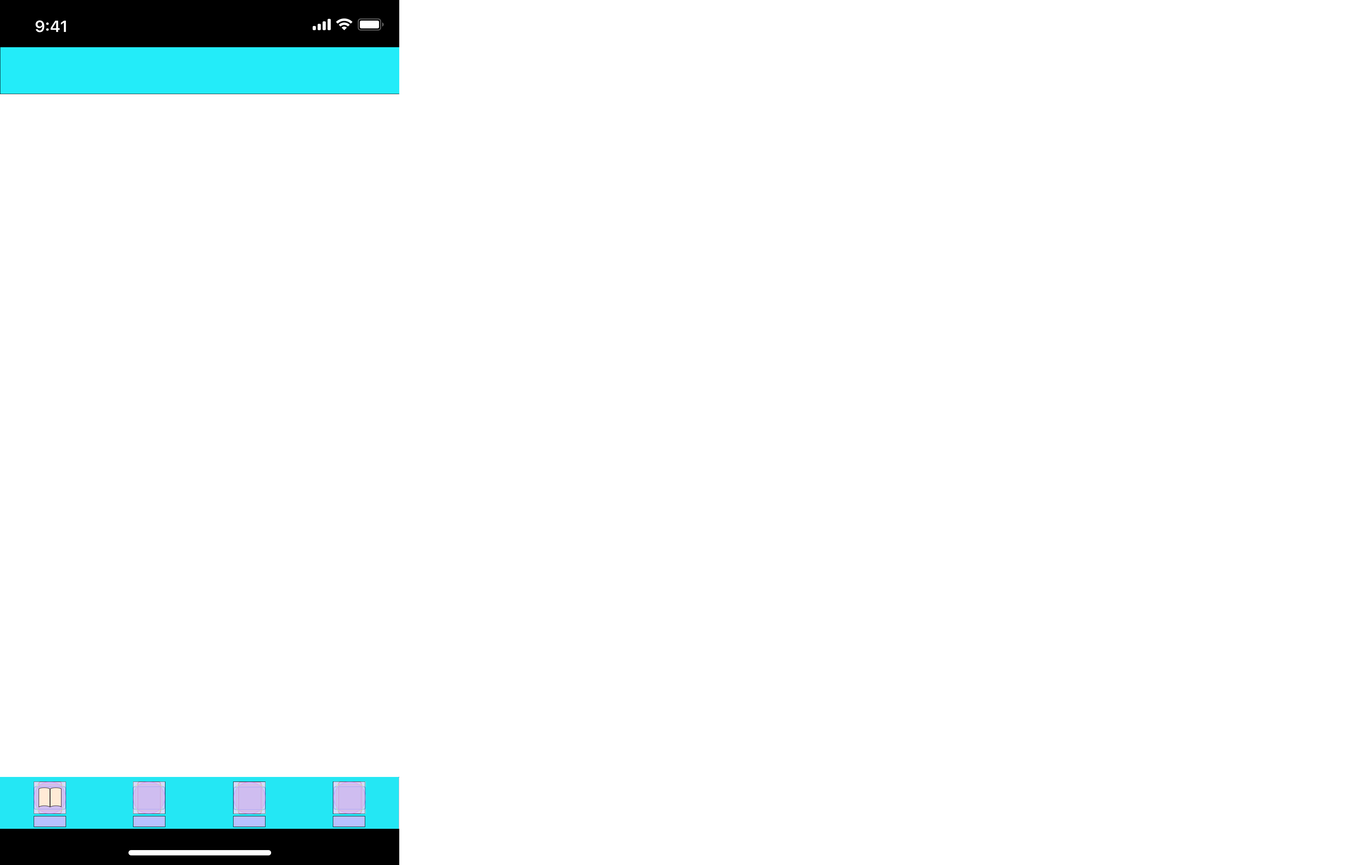
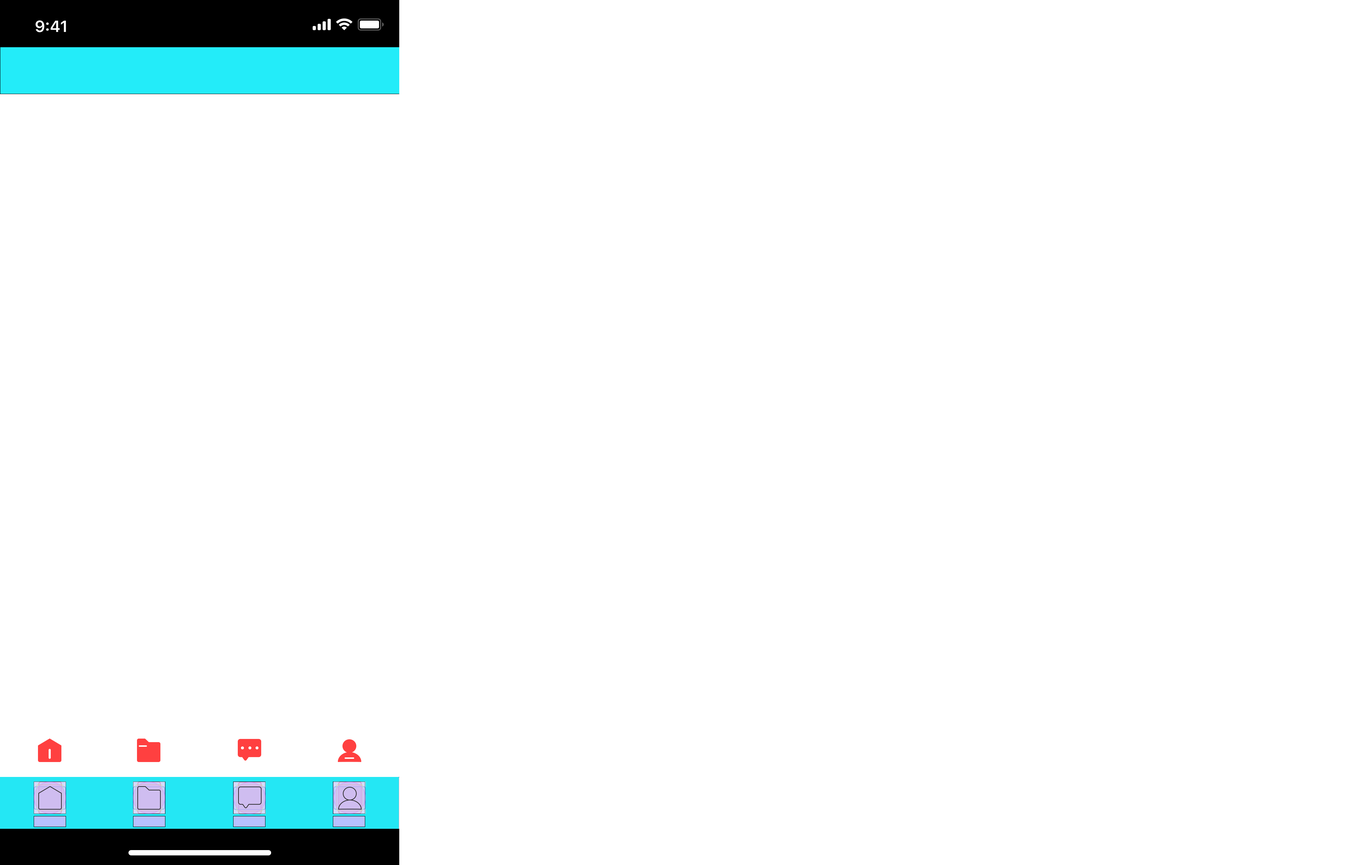
The second 1350x865 image is a revision of the first. Changes to its layers:
added group "图标-选中" with 4 layers in group "画板 3" over [37, 738, 362, 762]
added layer "我的" (1st of 2, in "画板 3" › "图标-选中") in group "图标-选中" over [337, 739, 362, 762]
added layer "消息" (1st of 2, in "画板 3" › "图标-选中") in group "图标-选中" over [237, 738, 262, 761]
added layer "文件" (1st of 2, in "画板 3" › "图标-选中") in group "图标-选中" over [137, 738, 161, 762]
added layer "主页" (1st of 2, in "画板 3" › "图标-选中") in group "图标-选中" over [37, 738, 62, 762]
added group "图标-未选中" with 4 layers in group "画板 3" over [38, 785, 362, 810]
added layer "我的" (2nd of 2, in "画板 3" › "图标-未选中") in group "图标-未选中" over [338, 786, 362, 810]
added layer "消息" (2nd of 2, in "画板 3" › "图标-未选中") in group "图标-未选中" over [238, 786, 262, 808]
added layer "文件" (2nd of 2, in "画板 3" › "图标-未选中") in group "图标-未选中" over [137, 785, 161, 810]
added layer "主页" (2nd of 2, in "画板 3" › "图标-未选中") in group "图标-未选中" over [38, 785, 62, 810]
removed layer "矩形 8" from group "图标盒子" over [38, 787, 62, 807]
